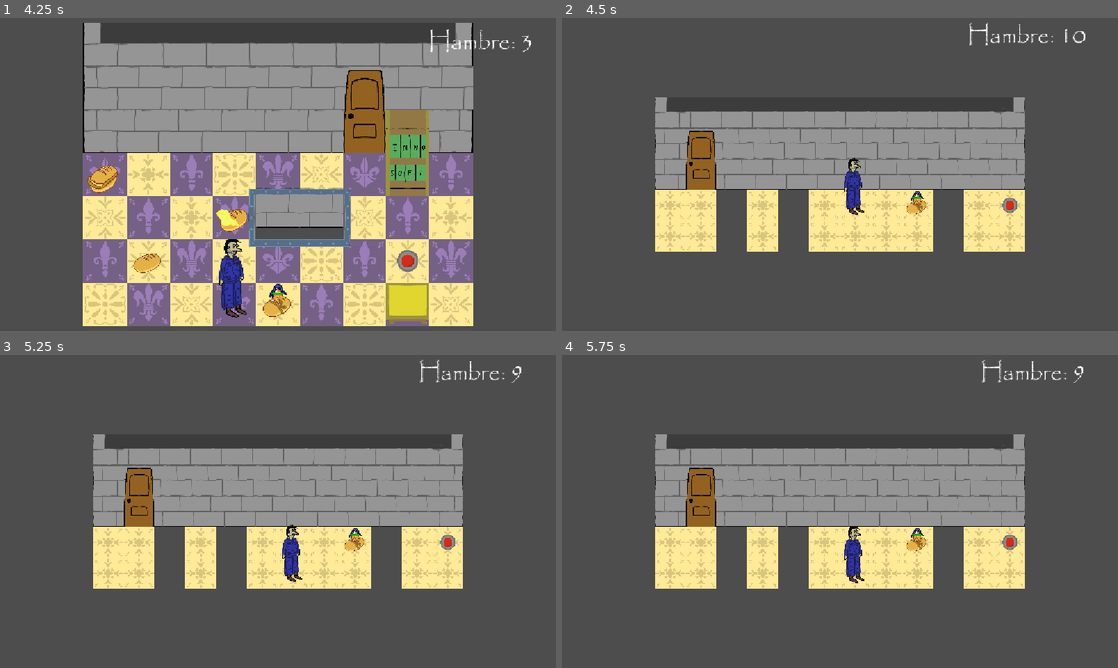
Above: before the commit, frames 1-4 (two rows, left to right).
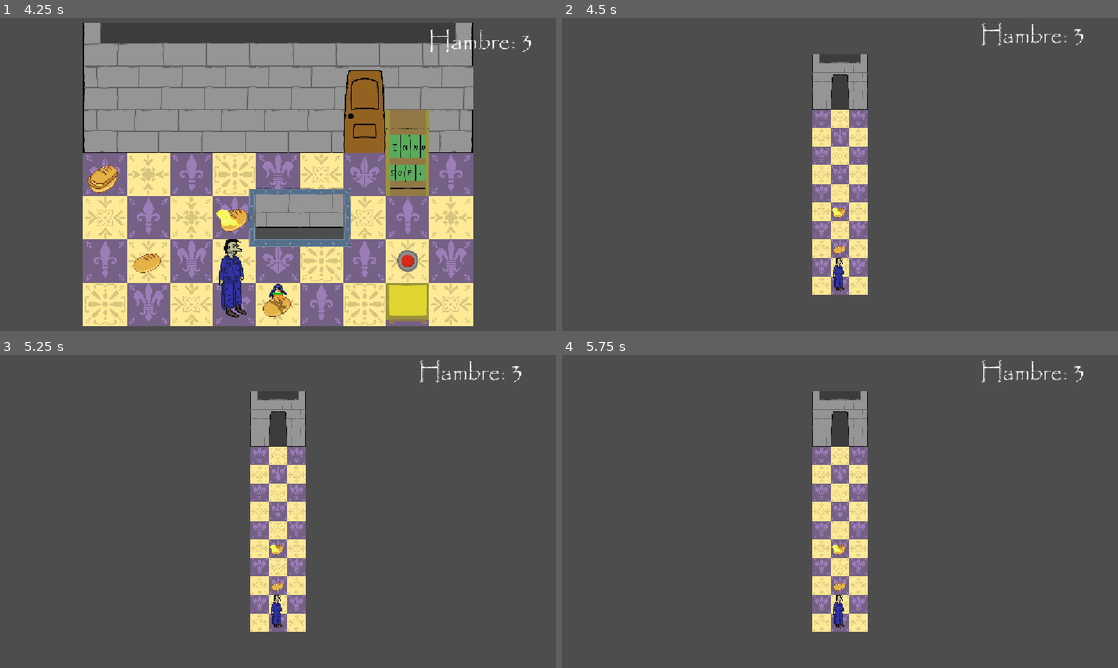
Above: after the commit, the same moments.

Repository: andresfdezc6/pan-sabe-mejor-que-llave-
Game: Godot game, scene res://Scenes/intro.tscn
Two runs of this game, one before a commit and one after it. Both use one fixed random seed, a clock stepped at 60 frames per second and the inputs below. The engine's default icon, where the game draws it, is replaced by a stand-in: a white triangle on a blue panel in a dark square.
Inputs (mouse positions are in pixels of both pictures, inside the frame that each line leads up to):
- Up to frame 1 (4.25 s): tap Enter (ui_accept) at 0.5, 0.77, 1.25, 1.52, 2, 3.02, 3.5, 3.77 s; move the mouse to (400, 158) at 0.52 s; hold Right (right) 0.53-1.28 s; hold Space (interactuar) 0.53-1.28 s; click (400, 158) at 0.67 s; move the mouse to (166, 190) at 1.27 s; hold S (down) 1.28-2.03 s; tap 1 at 1.35, 3.6 s; move the mouse to (333, 105) at 2.02 s; hold Right (right) 2.03-2.78 s; tap 9 at 2.1 s; tap Space (interactuar) at 2.75, 2.85 s; move the mouse to (250, 237) at 2.77 s; hold Up (up) 2.78-3.53 s; click (250, 237) at 2.92 s; move the mouse to (444, 221) at 3.52 s; hold Left (left) from 3.53 s (still down)
- Up to frame 2 (4.5 s): keep holding Left (left); tap Enter (ui_accept) at 4.25 s; move the mouse to (673, 127) at 4.27 s; tap 9 at 4.35 s
- Up to frame 3 (5.25 s): tap Enter (ui_accept) at 4.52 s; move the mouse to (305, 511) at 5.02 s; release Left (left) at 5.03 s; hold S (down) from 5.03 s (still down); hold Space (interactuar) from 5.03 s (still down); click (305, 511) at 5.17 s
- Up to frame 4 (5.75 s): keep holding S (down); keep holding Space (interactuar)

Frame 1 is identical in both runs. In frame 2, 28% of the frame differs, in the area x 16-95%, y 1-89%; in frame 3, 28%; in frame 4, 28%.

Commit message:
Nivel 10

Diff:
--- a/Scripts/control.gd
+++ b/Scripts/control.gd
@@ -9,6 +9,8 @@
 	"res://Scenes/nivel_6.tscn",
 	"res://Scenes/nivel_7.tscn",
 	"res://Scenes/nivel_8.tscn",
+	"res://Scenes/nivel_9.tscn",
+	"res://Scenes/nivel_10.tscn",
 	"res://Scenes/nivel_67.tscn",
 ]
 
Not shown: 1 places in Scenes/nivel_10.tscn that only renumber resources
